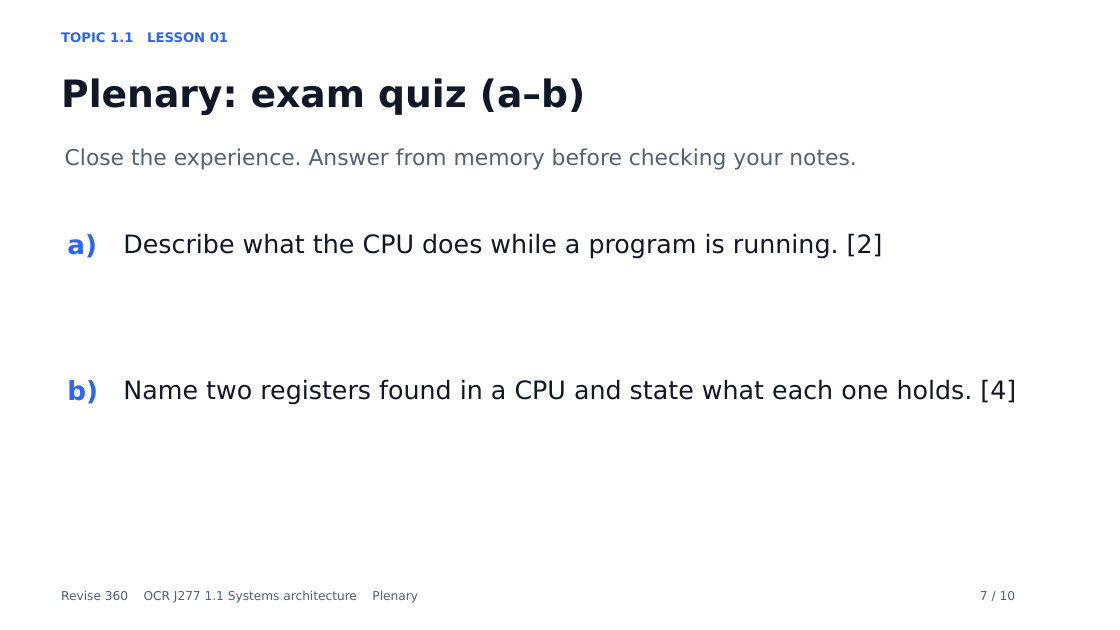
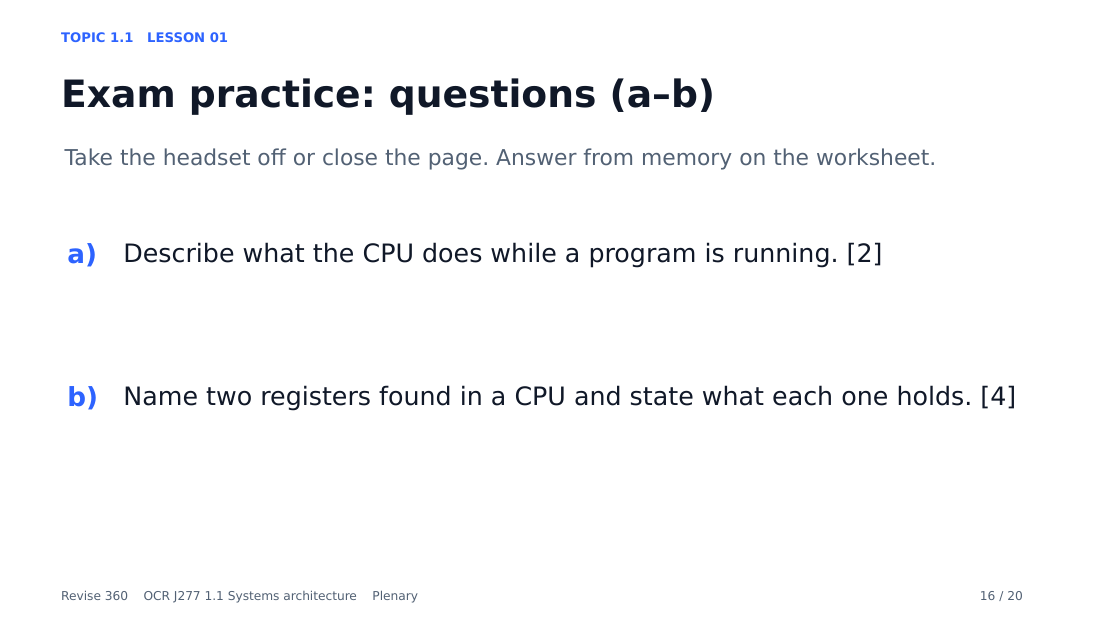
Before and after one commit to MrP-CS/Revise360, a slide deck: slide 16 of presentations/SA_L01_FetchExecuteFactory_Lesson.pptx (slide 7 before the commit). Drawn at 1120x630 pixels with LibreOffice and Linux fonts; fonts in the diff are those of the drawing. Boxes give left, top, right and bottom in pixels: in the first picture for what was removed or moved away, otherwise in the second. Text is boxed around its words. In the diff, an @@ line names an element or a change of style, - is before the commit and + after.

Commit message:
Align Topic 1.1 lesson decks with worksheets and experience views

```diff
--- a/presentations/SA_L01_FetchExecuteFactory_Lesson.pptx
+++ b/presentations/SA_L01_FetchExecuteFactory_Lesson.pptx
@@ text at [61,78,716,115]: text changed @@
-Plenary: exam quiz (a–b)
+Exam practice: questions (a–b)
@@ text at [65,148,936,170]: text changed @@
-Close the experience. Answer from memory before checking your notes.
+Take the headset off or close the page. Answer from memory on the worksheet.
@@ text "a)": place and size @@
-text "a)" at [67,234,97,258]
+text "a)" at [67,243,97,267]
@@ text "Describe what the CPU does ...": place and size @@
-text "Describe what the CPU does ..." at [123,233,883,259]
+text "Describe what the CPU does ..." at [123,242,883,268]
@@ text "b)": place and size @@
-text "b)" at [67,380,98,404]
+text "b)" at [67,386,98,410]
@@ text "Name two registers found in ...": place and size @@
-text "Name two registers found in ..." at [123,379,1016,405]
+text "Name two registers found in ..." at [123,385,1016,411]
@@ text at [980,591,1023,600]: text changed @@
-7 / 10
+16 / 20
```
Also in this commit, not shown: 7 other slides changed, 12 slides added, 2 slides removed, 3 other files.
